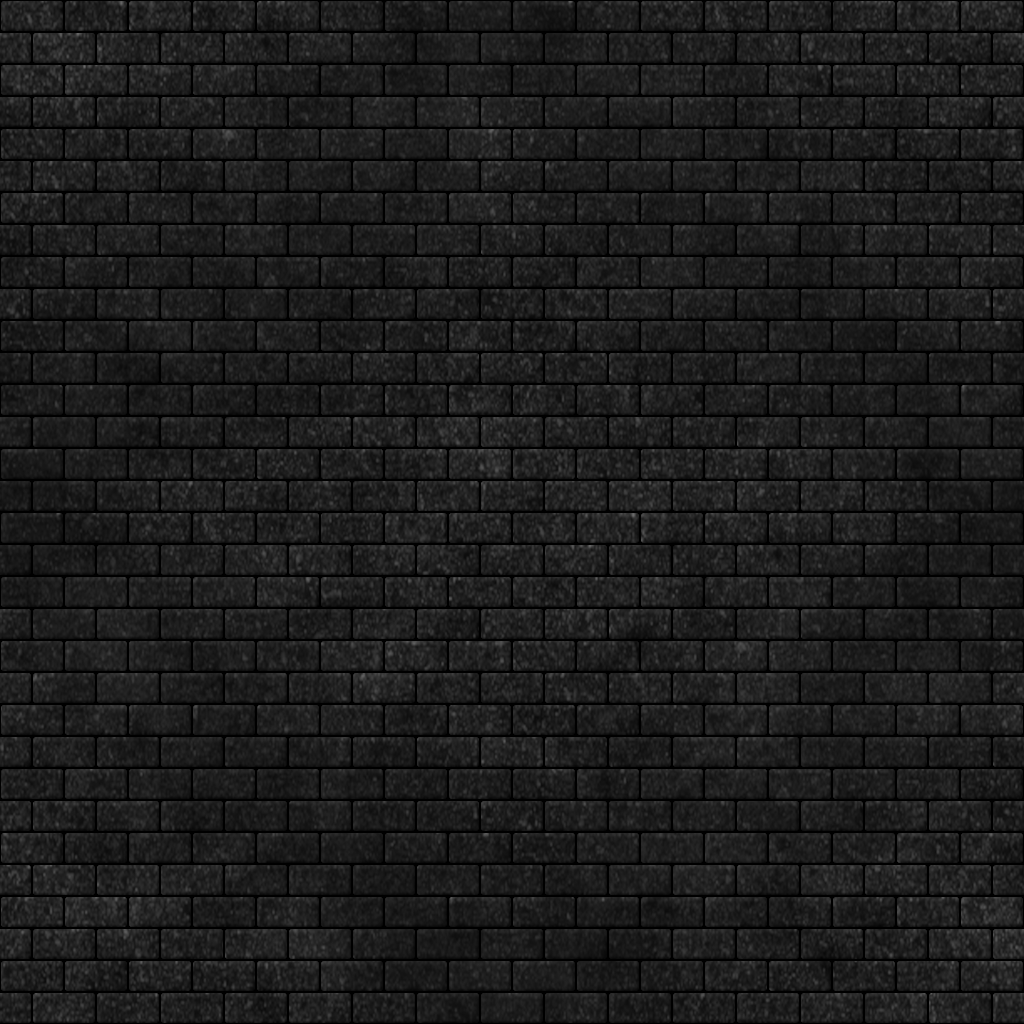
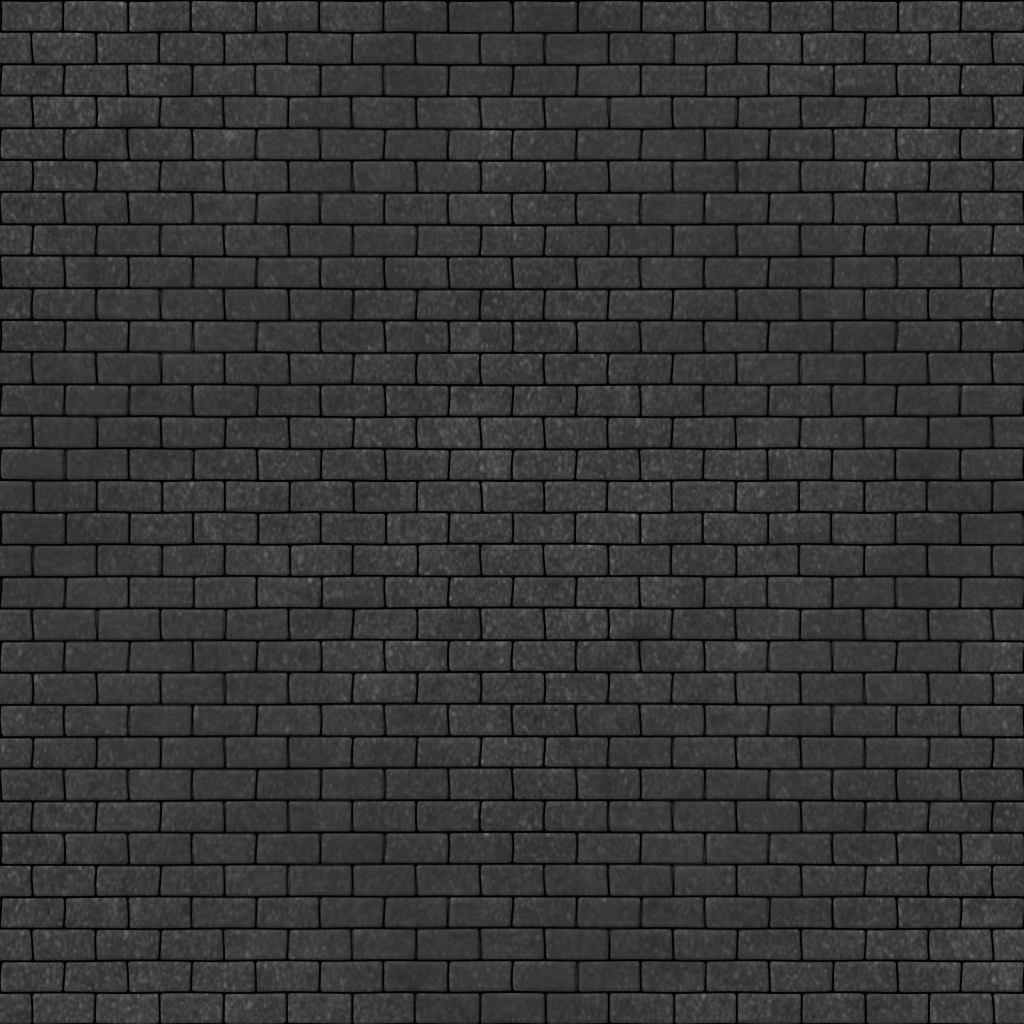
Revision of a layered 1024×1024 image; what changed, layer by layer:
painted on "brick lines" over 0, 0, 1024, 1024
